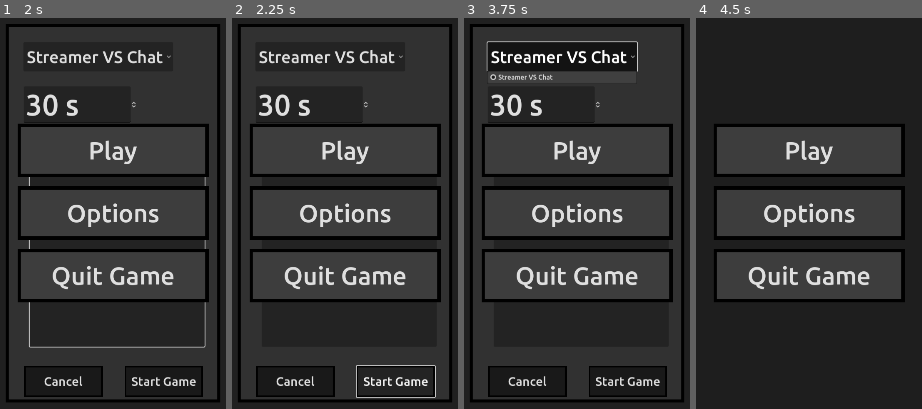
Above: before the commit, frames 1-4 (left to right).
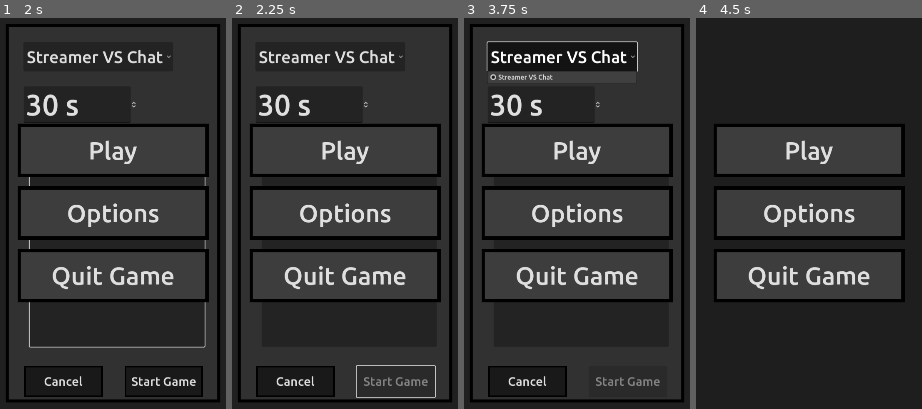
Above: after the commit, the same moments.

Repository: cake4everyone/Quiz4Everyone
Game: Godot game, scene res://scenes/menu.tscn
The game is run twice, just before and just after one commit, with the same random seed, the same clock (stepped at 60 frames per second) and the same inputs. This scene is started directly instead of the project's main scene.
Inputs (mouse positions are in pixels of both pictures, inside the frame that each line leads up to):
- Up to frame 1 (2 s): click "Play" at 0.5 s; click "Play" at 1.25 s
- Up to frame 2 (2.25 s): click "Start Game" at 2 s
- Up to frame 3 (3.75 s): click (626, 381) at 2.75 s, where only the run before the commit has a clickable "Start Game"; click "Streamer VS Chat" at 3.5 s
- Up to frame 4 (4.5 s): click "Cancel" at 4.25 s

Frame 1 is identical in both runs. In frame 2, 0.7% of the frame differs, in the area x 55-90%, y 89-97%; in frame 3, 0.7%; in frame 4, nothing differs.
Error after the commit: Attempt to call function 'get_first_child' in base 'null instance' on a null instance. (res://scripts/menu.gd:49)

Commit message:
added category count

Diff:
--- a/scripts/menu.gd
+++ b/scripts/menu.gd
@@ -35,12 +35,30 @@
 			category.set_range_config(1, 0, cat.count, 1)
 			category.set_editable(1, true)
 
+			var category_data: CategoryData = CategoryData.new()
+			category_data.id = cat.title
+			category_data.group = group
+			category.set_metadata(0, category_data)
+
 ## on_btn_start_pressed is called when pressed the start game button.
 ## It collects all the selected categories and creates a new game on the server.
 func on_btn_start_pressed():
 	$RoundCreation/CreationMenu/Start.disabled = true
 	round_duration = $RoundCreation/CreationMenu/RoundDuration.value
 	var categories: Dictionary = {}
+	var category: TreeItem = $RoundCreation/CreationMenu/CategoryBox.get_root().get_first_child()
+	while category != null:
+		var amount: int = int(category.get_range(1))
+		if amount == 0:
+			category = category.get_next_in_tree()
+			continue
+		var category_data: CategoryData = category.get_metadata(0)
+		categories[category_data.id] = amount
+		category = category.get_next_in_tree()
+
+	if categories.size() == 0:
+		print("no categories selected!")
+		return
 
 	var game_data: Dictionary = {}
 	game_data["categories"] = categories
@@ -62,3 +80,7 @@
 
 func on_quit_pressed():
 	get_tree().quit()
+
+class CategoryData:
+	var id: String
+	var group: String
